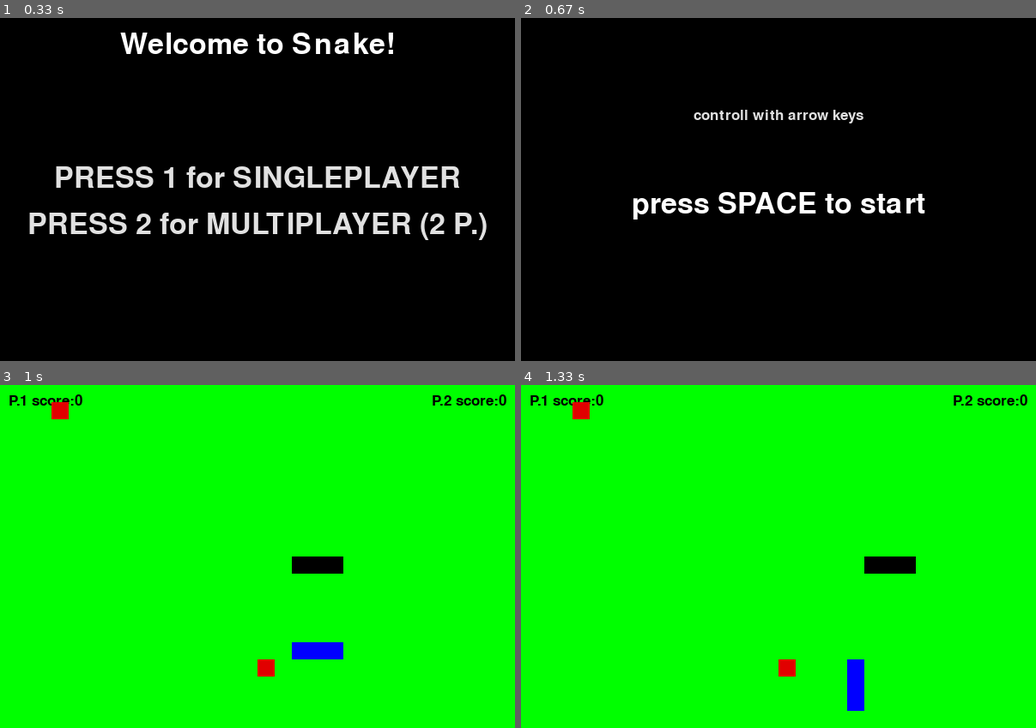
Above: before the commit, frames 1-4 (two rows, left to right).
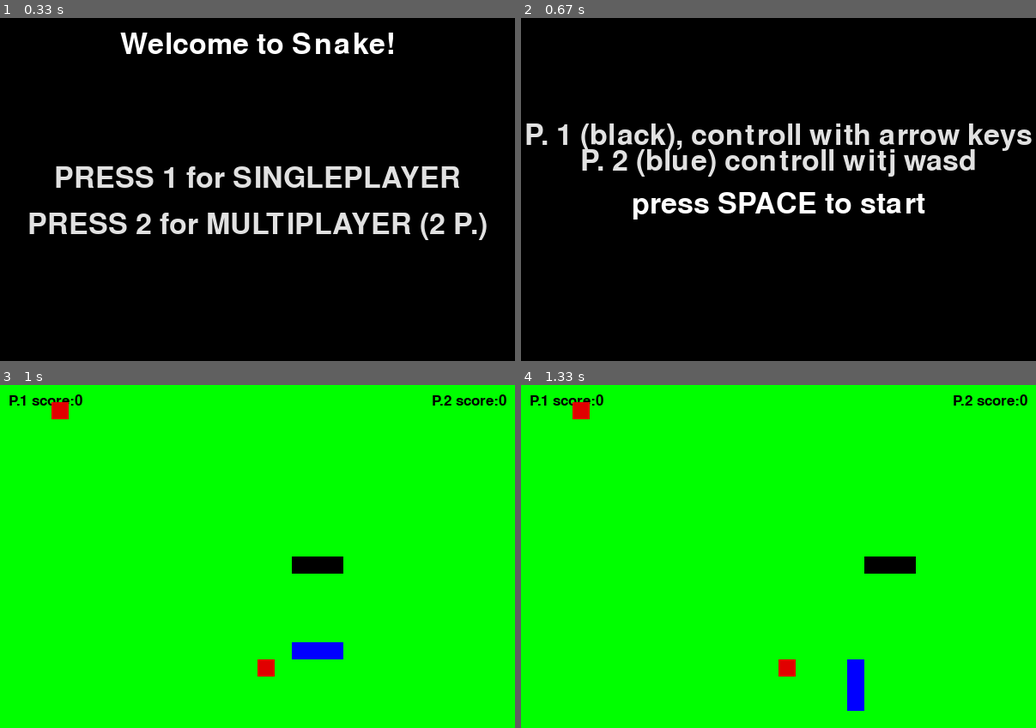
Above: after the commit, the same moments.

Repository: ez-cyver/pygame
Game: pygame game, started from snake.py
Same seed, same stepped clock (60 frames per second), same inputs: the game is played once before the commit and once after it.
Inputs:
- Up to frame 1 (0.33 s): no input
- Up to frame 2 (0.67 s): tap 2 at 0.33 s
- Up to frame 3 (1 s): tap Space at 0.67 s
- Up to frame 4 (1.33 s): tap S at 1 s

Frame 1 is identical in both runs. In frame 2, 5.1% of the frame differs, in the area x 1-100%, y 26-47%; in frame 3, nothing differs; in frame 4, nothing differs.

Commit message:
Update snake.py

Diff:
--- a/snake.py
+++ b/snake.py
@@ -164,15 +164,30 @@
         start_text = font1.render(  #creating the start text
             "press SPACE to start", True, (255, 255, 255)
         )
-        controll_text= font2.render(   #creating the controll text
-            "controll with arrow keys", True, (225, 225, 225)
+
+        if multyplayer == False:
+            controll_text= font1.render(   #creating the controll text
+                "controll with arrow keys", True, (225, 225, 225)
+            )
+            window.blit()
+            controll_text, (width//2 - controll_text.get_width()//2, height//2 + start_text.get_height() - 130
+            )
+
+        if multyplayer == True:
+            controll_text_1 = font1.render(
+                "P. 1 (black), controll with arrow keys", True, (225, 225, 225)
+            )
+            controll_text_2 = font1.render(
+                "P. 2 (blue) controll witj wasd", True, (225, 225, 225)
+            )
+            window.blits([
+                (controll_text_1, (width//2 - controll_text_1.get_width()//2, height//2 - 80)),   # y = 120
+                (controll_text_2, (width//2 - controll_text_2.get_width()//2, height//2 - 50)),   # y = 150
+            ])
+
+        window.blit(
+            start_text, (width//2 - start_text.get_width()//2, height//2)
         )
-
-        window.blits([
-            (start_text, (width//2 - start_text.get_width()//2, height//2)),
-            (controll_text, (width//2 - controll_text.get_width()//2, height//2 + start_text.get_height() - 130))
-
-        ])
 
     elif game_state == "play":
 
@@ -246,6 +261,11 @@
                     or snake_body_2 [0][1] >= height
                 ):
                     snake_2_dead = True
+
+                for block in snake_body_2 [1:]:
+                    if snake_body_2[0] == block:
+                        if multyplayer == False:
+                            sanke_2_dead = True
 
                 for block in snake_body_2 [1:]:
                     if snake_body_2[0] == block:
